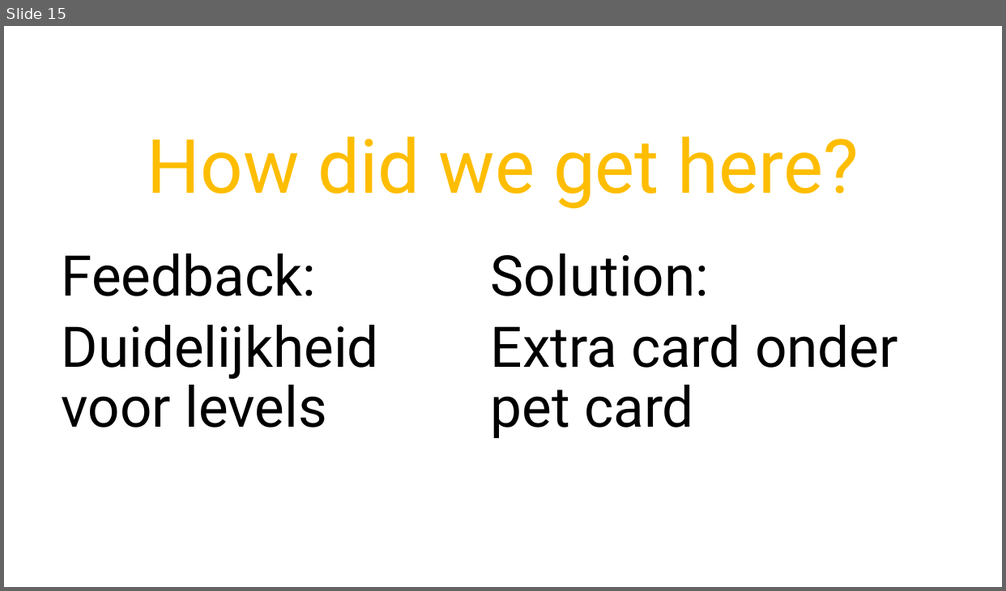
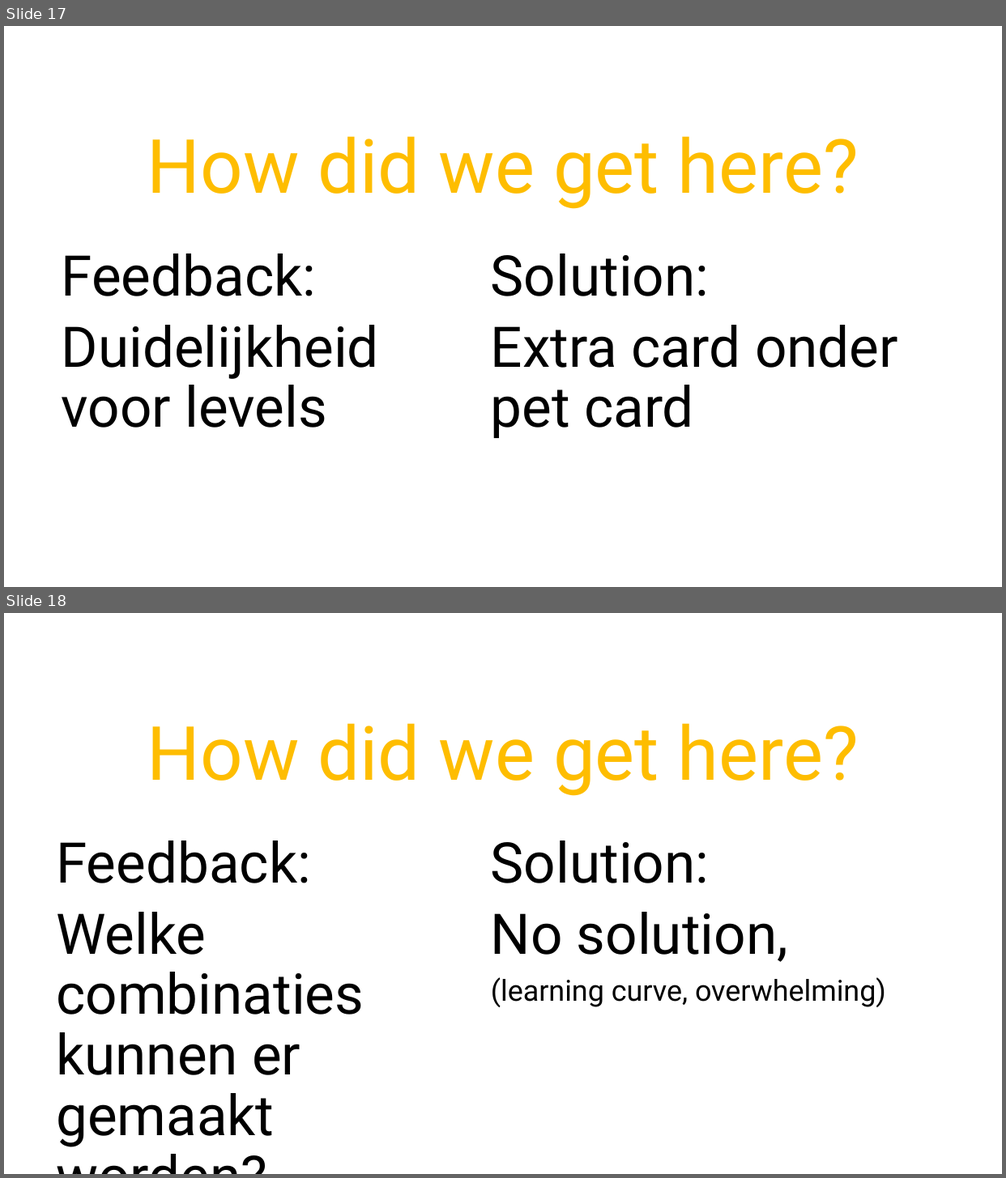
Before and after one commit to LukasVanDenBranden/GameScript-BoardGame, a slide deck: SuperAutoPetsPresentation.pptx. Shown one above the other, each under a label of ours: slide 15 before the commit, slides 17 and 18 after it. The pictures are 1006x591 and 1006x1178 pixels, drawn with LibreOffice and Linux fonts; fonts in the diff are those of the drawing. Boxes give left, top, right and bottom in pixels: in the first picture for what was removed or moved away, otherwise in the second. Text is boxed around its words. In the diff, an @@ line names an element or a change of style, - is before the commit and + after.

```diff
--- a/SuperAutoPetsPresentation.pptx
+++ b/SuperAutoPetsPresentation.pptx
@@ slide 18 added at (4,613,1002,1174), background #FFFFFF @@
@@ title added at (147,723,859,796), 72 pt, text #FEBD00 @@
+How did we get here?
@@ text added at (56,841,364,1148), 54 pt, text #000000 @@
+Feedback:
+Welke combinaties kunnen er gemaakt worden?
@@ text added at (491,841,886,1007), 28 pt, text #000000 @@
+Solution:
+No solution,
+(learning curve, overwhelming)
@@ what was slide 15 is now slide 17 @@
```
Also in this commit, not shown: 2 other slides added.
